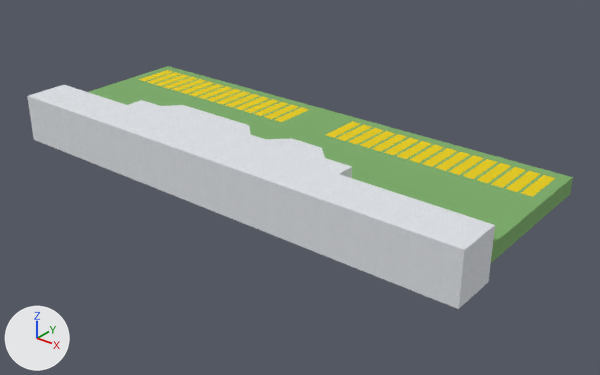
The OBJ model resources/models/Keycard.obj: old version first, new version second.
Both versions are drawn from a camera (50 mm lens) standing at (175.1, -205.4, 115.5) and looking at (10.3, 0.6, -12.2). Arrows for +X, +Y and +Z are at lower left; the lights stay in place. Where no turn or scale is listed for an object, it has been applied to the vertices.

The first picture shows 'Keycard'.
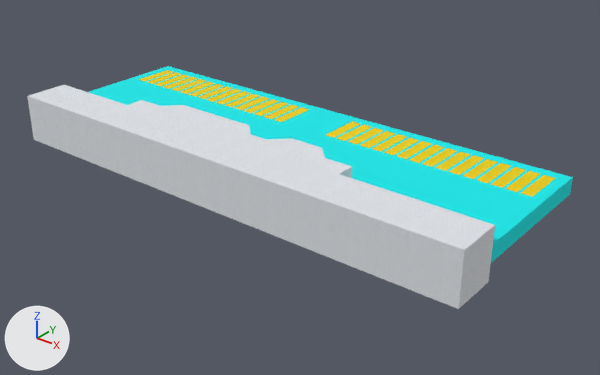
The newer file is also rescaled (x0.001) as a whole; pictures and numbers use the older file's frame.

Changed parts and their boxes [x1, y1, x2, y2] in the pictures (600 x 375 px):
part 1 of me_keycard, recoloured (green to cyan): [89, 66, 573, 263] in both

The change, as a list of edits to the scene's bpy script:
```text
Add mat_m_0083_darkturquoise:
    mat_m_0083_darkturquoise = principled_material('M_0083_DarkTurquoise')
    mat_m_0083_darkturquoise.base_color = (0.0, 0.808, 0.82)  # cyan #00e8ea
    mat_m_0083_darkturquoise.roughness = 1.0
Change me_keycard:
    where me_keycard.from_pydata(...)  # 228 vertices, 291 faces; spans x -93.0..93.0, y -36.0..36.0, z -9.0..9.0
    used by ob_keycard; location = (0.0, 0.0, 0.0)
    me_keycard part 1: all 210 faces that had it switch from mat_1 (green #7cac69) to mat_m_0083_darkturquoise (cyan #00e8ea)
```
